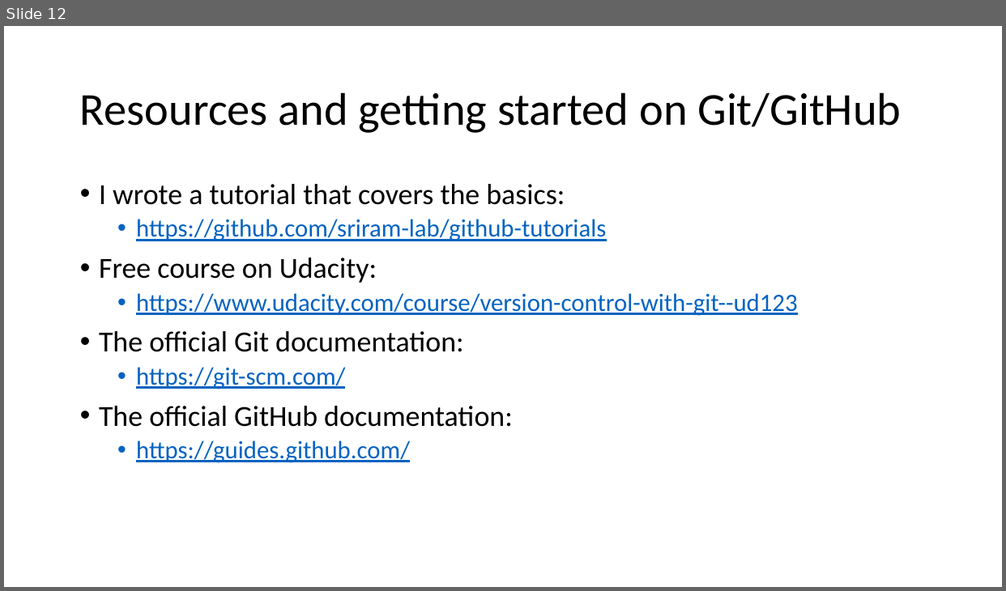
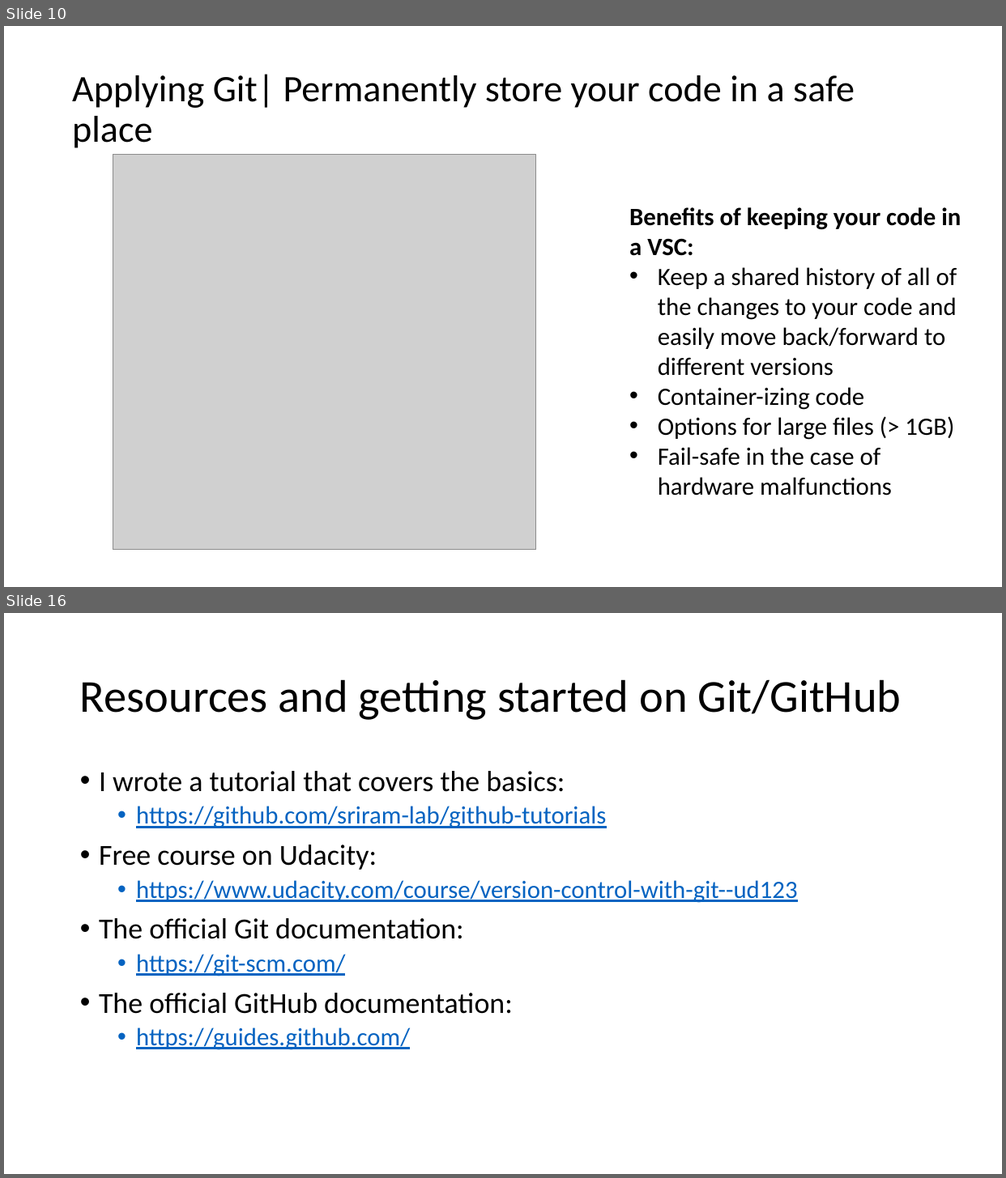
Before and after one commit to sriram-lab/github, a slide deck: GitHub-Intro.pptx. Shown one above the other, each under a label of ours: slide 12 before the commit, slides 10 and 16 after it; the slides between them are not shown. The pictures are 1006x591 and 1006x1178 pixels, drawn with LibreOffice and Linux fonts; fonts in the diff are those of the drawing; grey boxes stand for pictures. Boxes give left, top, right and bottom in pixels: in the first picture for what was removed or moved away, otherwise in the second. Text is boxed around its words. In the diff, an @@ line names an element or a change of style, - is before the commit and + after.

```diff
--- a/GitHub-Intro.pptx
+++ b/GitHub-Intro.pptx
@@ slide 10 added at (4, 26, 1002, 587), background #FFFFFF @@
@@ title added at (72, 74, 854, 148), 36 pt, text #000000 @@
+Applying Git| Permanently store your code in a safe place
@@ picture added at (113, 155, 536, 550) @@
@@ text added at (629, 207, 961, 496), 24 pt, text #000000 @@
+Benefits of keeping your code in a VSC:
+• Keep a shared history of all of the changes to your code and easily move back/forward to different versions
+• Container-izing code
+• Options for large files (> 1GB)
+• Fail-safe in the case of hardware malfunctions
@@ what was slide 12 is now slide 16 @@
```
Also in this commit, not shown: 10 slides changed, 4 other slides added, 1 slide removed.
